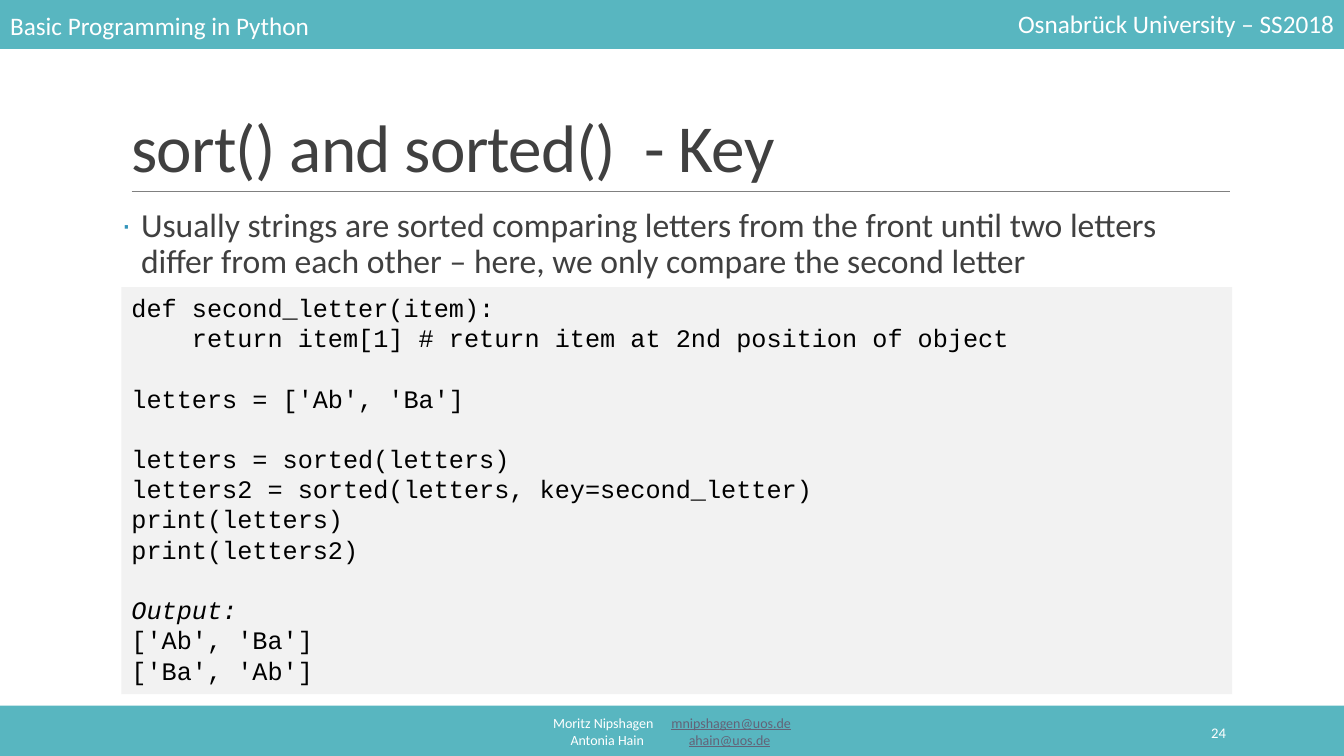
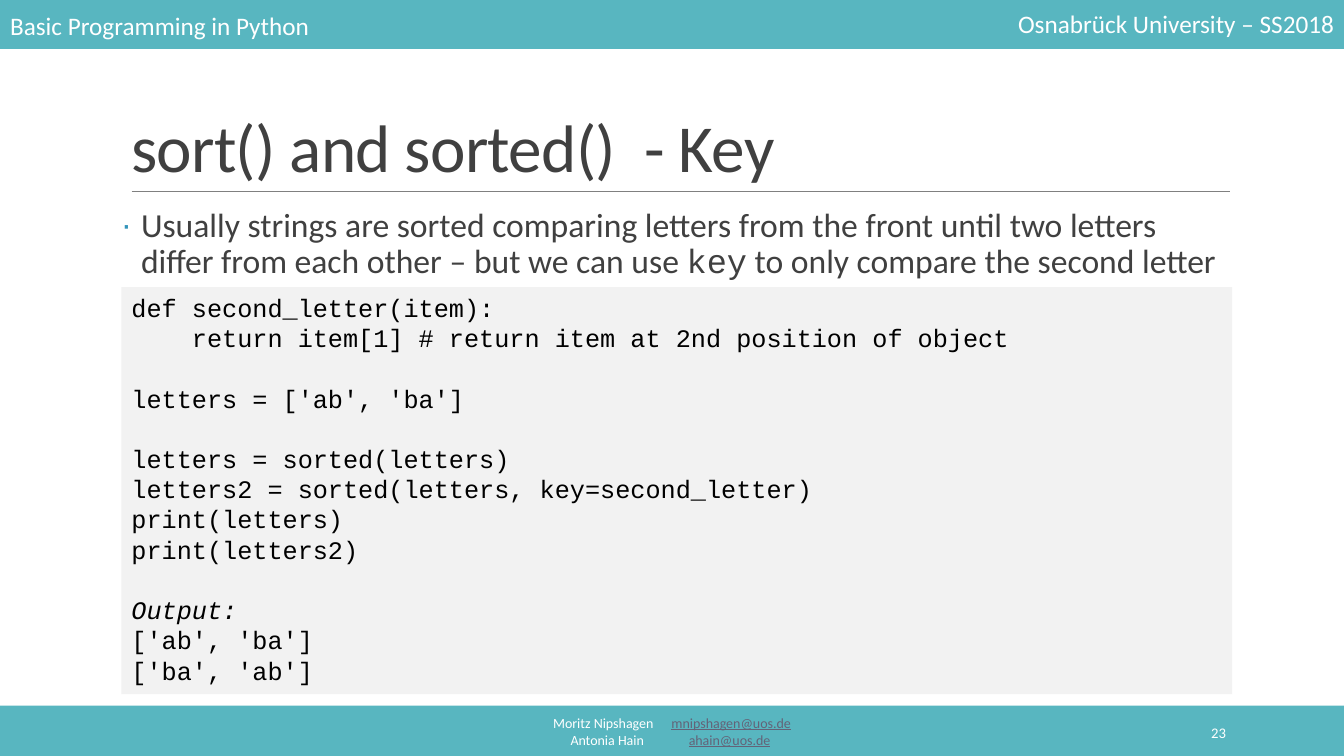
Before and after one commit to mnipshagen/monty, a slide deck: slide 23 of 2018/06/06_Sorting_and_IO.pptx (slide 24 before the commit). Drawn at 1344x756 pixels with LibreOffice and Linux fonts; fonts in the diff are those of the drawing. Boxes give left, top, right and bottom in pixels: in the first picture for what was removed or moved away, otherwise in the second. Text is boxed around its words. In the diff, an @@ line names an element or a change of style, - is before the commit and + after.

```diff
--- a/2018/06/06_Sorting_and_IO.pptx
+++ b/2018/06/06_Sorting_and_IO.pptx
@@ text at <box>141,213,1216,280</box>: text changed @@
-· Usually strings are sorted comparing letters from the front until two letters differ from each other – here, we only compare the second letter
+· Usually strings are sorted comparing letters from the front until two letters differ from each other – but we can use key to only compare the second letter
@@ text in rectangle at <box>131,389,464,414</box>: text changed @@
-letters = ['Ab', 'Ba']
+letters = ['ab', 'ba']
@@ text in rectangle at <box>131,631,313,686</box>: text changed @@
-['Ab', 'Ba']
-['Ba', 'Ab']
+['ab', 'ba']
+['ba', 'ab']
@@ page number at <box>1211,728,1226,738</box>: text changed @@
-24
+23
```
Also in this commit, not shown: 22 other slides changed, 12 slides added, 2 slides removed.
